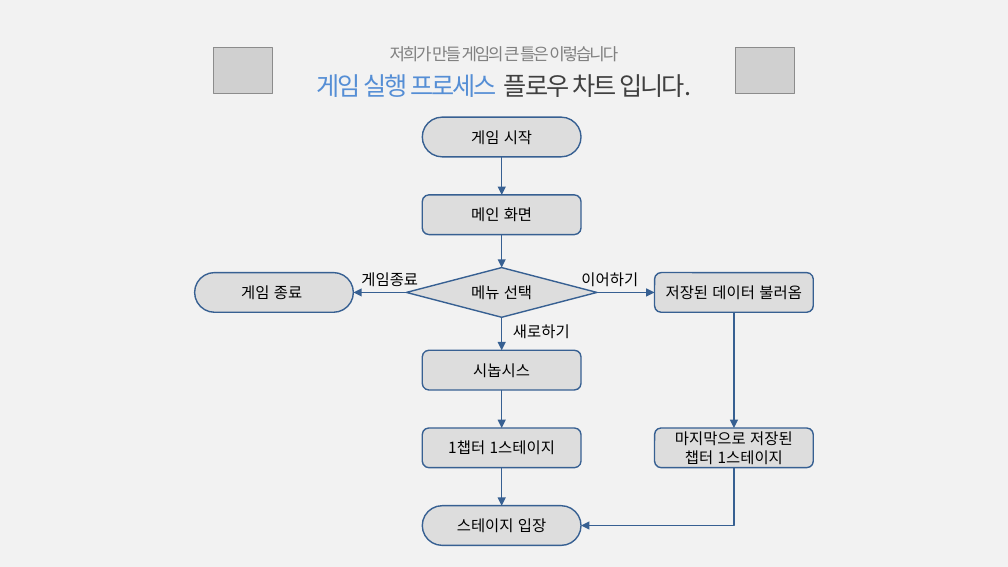
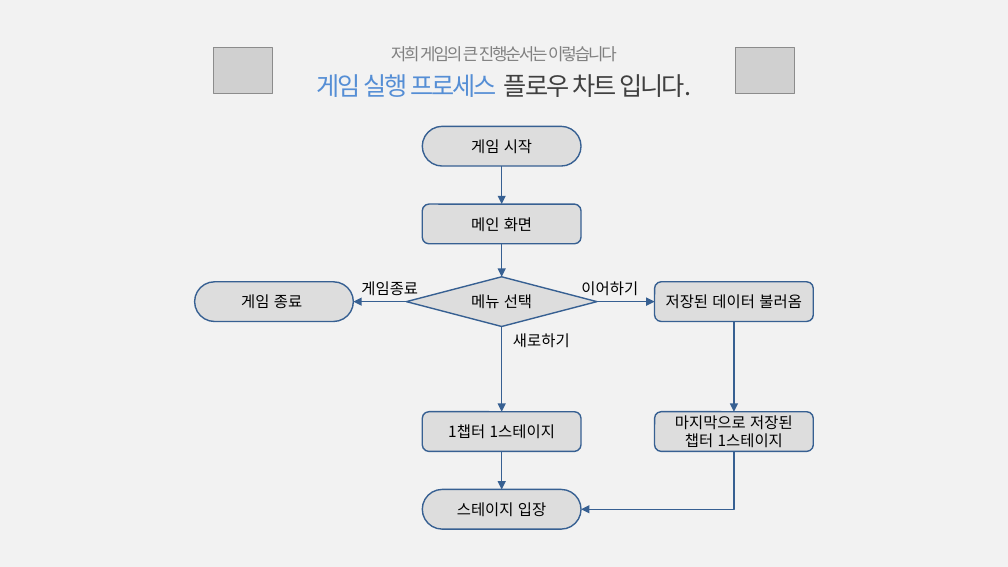
Before and after one commit to Hanel99/inha_1stproject, a slide deck: slide 8 of 기타/1차중간프로젝트_최종발표_白팀_강석진윤준혁.pptx (slide 14 before the commit). Drawn at 1008x567 pixels with LibreOffice and Linux fonts; fonts in the diff are those of the drawing; grey boxes stand for pictures. Boxes give left, top, right and bottom in pixels: in the first picture for what was removed or moved away, otherwise in the second. Text is boxed around its words. In the diff, an @@ line names an element or a change of style, - is before the commit and + after.

Commit message:
개발 종료 V.1.1.0 / ppt만 수정할것

```diff
--- a/기타/1차중간프로젝트_최종발표_白팀_강석진윤준혁.pptx
+++ b/기타/1차중간프로젝트_최종발표_白팀_강석진윤준혁.pptx
@@ text at [316, 46, 691, 97]: text changed @@
-저희가 만들 게임의 큰 틀은 이렇습니다
-게임 실행 프로세스 플로우 차트 입니다.
+저희 게임의 큰 진행순서는 이렇습니다
+게임 실행 프로세스 플로우 차트 입니다.
@@ 4 rounded rectangles, 4 arrows, 3 texts, 1 diamond: place and size @@
-4 rounded rectangles, 4 arrows, 3 texts, 1 diamond at [195, 117, 812, 339]
+4 rounded rectangles, 4 arrows, 3 texts, 1 diamond at [195, 126, 812, 348]
@@ arrow moved from (502, 318) - (502, 351) to (502, 327) - (502, 412) @@
@@ arrow moved from (734, 312) - (734, 428) to (734, 322) - (734, 412) @@
@@ rounded rectangle removed at [422, 351, 581, 390] @@
-시놉시스
@@ arrow removed from (502, 390) to (502, 428) @@
@@ 3 rounded rectangles, 1 elbow arrow, 1 arrow: place and size @@
-3 rounded rectangles, 1 elbow arrow, 1 arrow at [422, 428, 812, 545]
+3 rounded rectangles, 1 elbow arrow, 1 arrow at [422, 412, 812, 529]
```
Also in this commit, not shown: 4 other slides changed, 18 slides added, 23 slides removed, 23 other files.
